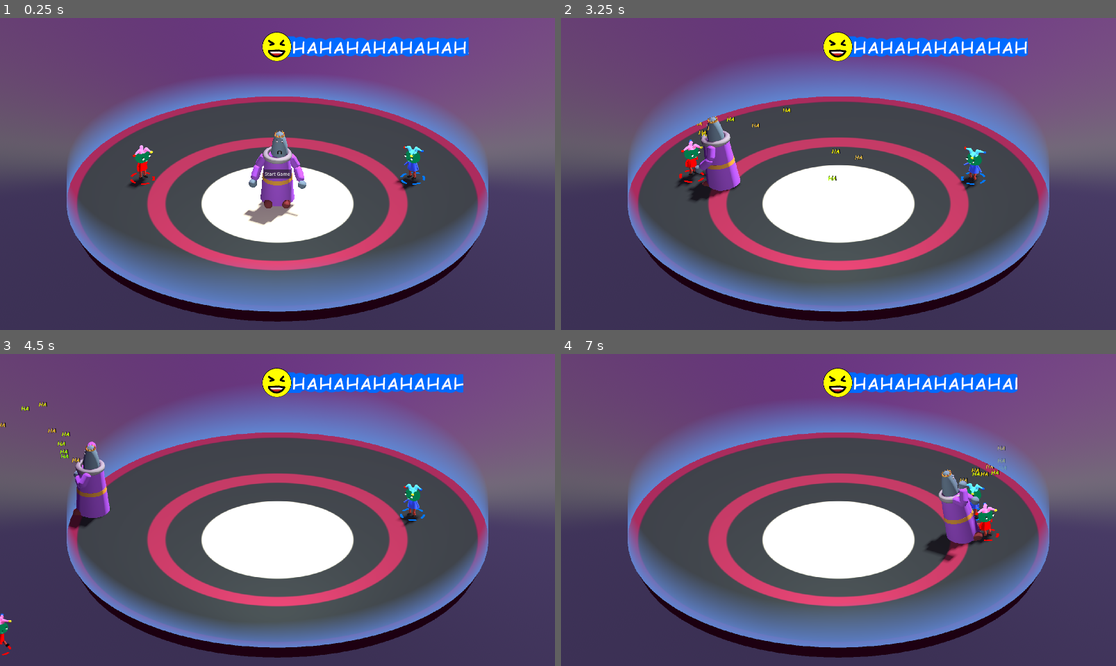
Above: before the commit, frames 1-4 (two rows, left to right).
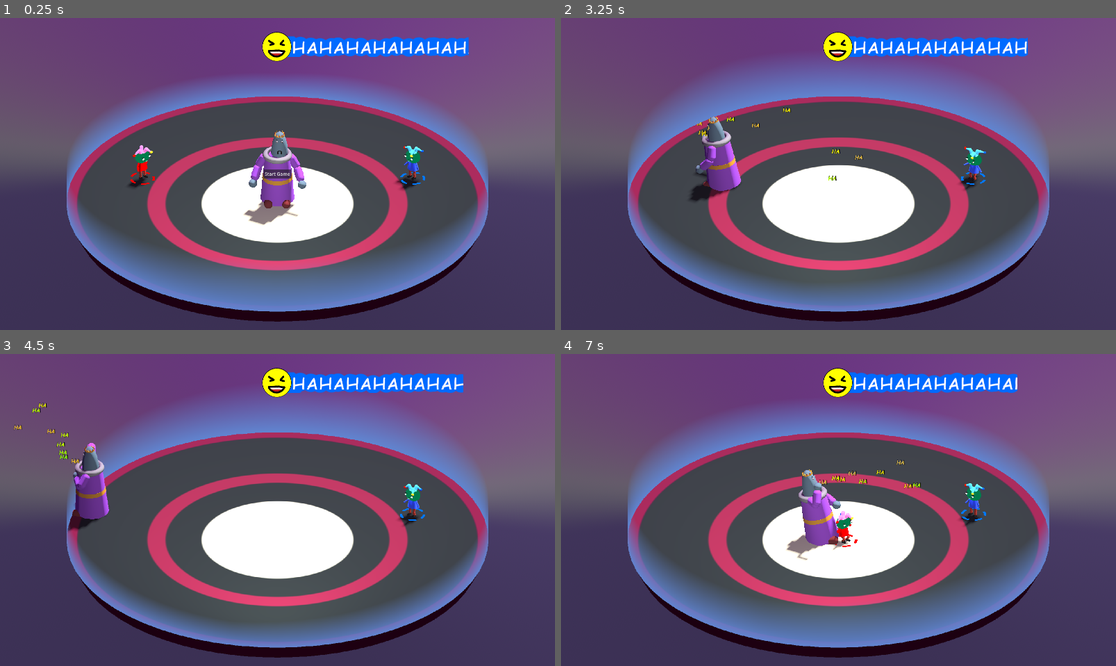
Above: after the commit, the same moments.

Repository: mwpenny/GGJ2024
Game: Godot game, scene res://scenes/ui.tscn
Two runs of this game, one before a commit and one after it. Both use one fixed random seed, a clock stepped at 60 frames per second and the inputs below.
Inputs:
- Up to frame 1 (0.25 s): no input
- Up to frame 2 (3.25 s): click "Start Game" at 0.5 s
- Up to frame 3 (4.5 s): no input
- Up to frame 4 (7 s): no input

The runs differ from the first frame. In frame 1, less than 0.1% of the frame differs, in the area x 74-75%, y 43-45%; in frame 2, 0.5%; in frame 3, 0.7%; in frame 4, 3.6%, in the area x 40-81%, y 29-67%.

Commit message:
I-frames on lord collision

Diff:
--- a/characters/player.tscn
+++ b/characters/player.tscn
@@ -456,10 +456,10 @@
 indicator = NodePath("Indicator")
 
 [node name="Root" type="Node3D" parent="."]
-transform = Transform3D(1, 0, 0, 0, 0.999247, 0.0387844, 0, -0.0387844, 0.999247, 0, -0.244847, 0)
+transform = Transform3D(1, 0, 0, 0, 0.999981, 0.00610367, 0, -0.00610367, 0.999981, 0, -0.0949818, 0)
 
 [node name="HeadPivot" type="Node3D" parent="Root"]
-transform = Transform3D(1, 0, 0, 0, 0.997968, -0.0637089, 0, 0.0637089, 0.997968, 0.019, 2.369, -0.001)
+transform = Transform3D(1, 0, 0, 0, 0.999949, -0.0100304, 0, 0.0100304, 0.999949, 0.019, 2.369, -0.001)
 
 [node name="Head" type="MeshInstance3D" parent="Root/HeadPivot"]
 transform = Transform3D(2, 0, 0, 0, 1.5, 0, 0, 0, 1.5, 0, 0.5941, 0)
@@ -481,7 +481,7 @@
 skeleton = NodePath("HatEndJoint1/Tube end")
 
 [node name="HatEndJoint1" type="Node3D" parent="Root/HeadPivot/Head/Hat/Tube/Tube base"]
-transform = Transform3D(1, 5.02398e-08, -1.74473e-08, -4.79867e-08, 0.993791, 0.111261, 2.29287e-08, -0.111261, 0.993791, -1.78814e-07, -0.185465, -2.98023e-08)
+transform = Transform3D(1, 3.65204e-08, -3.00928e-08, -3.98685e-08, 0.99277, -0.120032, 2.54916e-08, 0.120032, 0.99277, -1.78814e-07, -0.185465, -2.98023e-08)
 
 [node name="Tube end" type="MeshInstance3D" parent="Root/HeadPivot/Head/Hat/Tube/Tube base/HatEndJoint1"]
 transform = Transform3D(0.318271, -0.709215, 0.629061, 0.91568, 0.401778, -0.010312, -0.24543, 0.579299, 0.777288, -0.165727, 0.162236, 0.135779)
@@ -501,7 +501,7 @@
 skeleton = NodePath("HatEndJoint2/Tube end")
 
 [node name="HatEndJoint2" type="Node3D" parent="Root/HeadPivot/Head/Hat/Tube2/Tube base"]
-transform = Transform3D(1, 1.55467e-08, -9.25091e-09, -1.4421e-08, 0.993791, 0.111261, 1.09232e-08, -0.111261, 0.993791, -1.19209e-07, -0.185465, 1.78814e-07)
+transform = Transform3D(1, 2.85678e-08, -1.55065e-09, -2.85474e-08, 0.99277, -0.120032, -1.88962e-09, 0.120032, 0.99277, -1.19209e-07, -0.185465, 1.78814e-07)
 
 [node name="Tube end" type="MeshInstance3D" parent="Root/HeadPivot/Head/Hat/Tube2/Tube base/HatEndJoint2"]
 transform = Transform3D(0.318271, -0.709215, 0.629061, 0.91568, 0.401778, -0.010312, -0.24543, 0.579299, 0.777288, -0.165727, 0.162236, 0.135779)
@@ -521,7 +521,7 @@
 skeleton = NodePath("HatEndJoint3/Tube end")
 
 [node name="HatEndJoint3" type="Node3D" parent="Root/HeadPivot/Head/Hat/Tube3/Tube base"]
-transform = Transform3D(1, 9.16033e-09, -1.84507e-08, -7.05062e-09, 0.993791, 0.111261, 1.93553e-08, -0.111261, 0.993791, 0, -0.185466, 2.38419e-07)
+transform = Transform3D(1, 5.25415e-09, -3.36744e-08, -9.25818e-09, 0.99277, -0.120032, 3.28003e-08, 0.120032, 0.99277, 0, -0.185466, 2.38419e-07)
 
 [node name="Tube end" type="MeshInstance3D" parent="Root/HeadPivot/Head/Hat/Tube3/Tube base/HatEndJoint3"]
 transform = Transform3D(0.318271, -0.709215, 0.629061, 0.91568, 0.401778, -0.010312, -0.24543, 0.579299, 0.777288, -0.165727, 0.162236, 0.135779)
@@ -586,14 +586,14 @@
 skeleton = NodePath("../HeadPivot/Head")
 
 [node name="LegLeft" type="Node3D" parent="Root"]
-transform = Transform3D(1, 0, 0, 0, 0.904506, 0.426463, 0, -0.426463, 0.904506, 0.357, 1.28, -0.002)
+transform = Transform3D(1, 0, 0, 0, 0.997599, 0.0692635, 0, -0.0692635, 0.997599, 0.357, 1.28, -0.002)
 
 [node name="UpperLeg" type="MeshInstance3D" parent="Root/LegLeft"]
 transform = Transform3D(1, 0, 0, 0, 1, 0, 0, 0, 1, 0, -0.204663, 0)
 mesh = SubResource("CapsuleMesh_e4or4")
 
 [node name="LeftKnee" type="Node3D" parent="Root/LegLeft"]
-transform = Transform3D(1, 0, 0, 0, 0.74087, -0.671647, 0, 0.671647, 0.74087, -2.98023e-08, -0.524515, -0.000249267)
+transform = Transform3D(1, 0, 0, 0, 0.993294, -0.115608, 0, 0.115608, 0.993294, -2.98023e-08, -0.524515, -0.000249267)
 
 [node name="LowerLeg" type="MeshInstance3D" parent="Root/LegLeft/LeftKnee"]
 transform = Transform3D(1, 0, 0, 0, 1, 0, 0, 0, 1, 0, -0.222645, 0)
@@ -601,7 +601,7 @@
 skeleton = NodePath("../..")
 
 [node name="LeftAnkle" type="Node3D" parent="Root/LegLeft/LeftKnee/LowerLeg"]
-transform = Transform3D(1, 0, 0, 0, 0.959399, 0.282054, 0, -0.282054, 0.959399, 0, -0.288578, 0.000239015)
+transform = Transform3D(1, 0, 0, 0, 0.998989, 0.0449728, 0, -0.0449728, 0.998989, 0, -0.288578, 0.000239015)
 
 [node name="Foot" type="MeshInstance3D" parent="Root/LegLeft/LeftKnee/LowerLeg/LeftAnkle"]
 transform = Transform3D(1, 0, 0, 0, -4.37114e-08, -1, 0, 1, -4.37114e-08, 0, -0.0984467, 0.13846)
@@ -609,14 +609,14 @@
 skeleton = NodePath("../../../..")
 
 [node name="LegRight" type="Node3D" parent="Root"]
-transform = Transform3D(1, 0, 0, 0, 0.904506, 0.426463, 0, -0.426463, 0.904506, -0.357, 1.28, -0.003)
+transform = Transform3D(1, 0, 0, 0, 0.997599, 0.0692635, 0, -0.0692635, 0.997599, -0.357, 1.28, -0.003)
 
 [node name="UpperLeg" type="MeshInstance3D" parent="Root/LegRight"]
 transform = Transform3D(1, 0, 0, 0, 1, 0, 0, 0, 1, 0, -0.204663, 0)
 mesh = SubResource("CapsuleMesh_e4or4")
 
 [node name="RightKnee" type="Node3D" parent="Root/LegRight"]
-transform = Transform3D(1, 0, 0, 0, 0.74087, -0.671647, 0, 0.671647, 0.74087, -1.19209e-07, -0.525515, 0.000248671)
+transform = Transform3D(1, 0, 0, 0, 0.993294, -0.115608, 0, 0.115608, 0.993294, -1.19209e-07, -0.525515, 0.000248671)
 
 [node name="LowerLeg" type="MeshInstance3D" parent="Root/LegRight/RightKnee"]
 transform = Transform3D(1, 0, 0, 0, 1, 0, 0, 0, 1, 0, -0.222645, 0)
@@ -624,7 +624,7 @@
 skeleton = NodePath("../..")
 
 [node name="RightAnkle" type="Node3D" parent="Root/LegRight/RightKnee/LowerLeg"]
-transform = Transform3D(1, 0, 0, 0, 0.959399, 0.282054, 0, -0.282054, 0.959399, 0, -0.288768, -0.000238985)
+transform = Transform3D(1, 0, 0, 0, 0.998989, 0.0449728, 0, -0.0449728, 0.998989, 0, -0.288768, -0.000238985)
 
 [node name="Foot" type="MeshInstance3D" parent="Root/LegRight/RightKnee/LowerLeg/RightAnkle"]
 transform = Transform3D(1, 0, 0, 0, -4.37114e-08, -1, 0, 1, -4.37114e-08, 0, -0.0984467, 0.13846)
@@ -632,7 +632,7 @@
 skeleton = NodePath("../../../..")
 
 [node name="LeftArm" type="Node3D" parent="Root"]
-transform = Transform3D(0.995564, 0.0741736, -0.0579036, -0.0752086, 0.997042, -0.0159019, 0.0565528, 0.0201862, 0.998195, 0.562, 2.235, 0)
+transform = Transform3D(0.864507, 0.502532, -0.00955596, -0.502558, 0.864545, -0.000403084, 0.008059, 0.0051509, 0.999954, 0.562, 2.235, 0)
 rotation_edit_mode = 1
 
 [node name="UpperArm" type="MeshInstance3D" parent="Root/LeftArm"]
@@ -656,7 +656,7 @@
 skeleton = NodePath("")
 
 [node name="RightArm" type="Node3D" parent="Root"]
-transform = Transform3D(0.995673, -0.072555, 0.0580611, 0.073596, 0.99716, -0.0159957, -0.0567357, 0.0201996, 0.998183, -0.562, 2.235, 0)
+transform = Transform3D(0.864634, -0.502311, 0.00958476, 0.502337, 0.864672, -0.000405524, -0.00808399, 0.00516542, 0.999952, -0.562, 2.235, 0)
 rotation_edit_mode = 1
 
 [node name="UpperArm" type="MeshInstance3D" parent="Root/RightArm"]
--- a/scenes/arena.tscn
+++ b/scenes/arena.tscn
@@ -168,3 +168,4 @@
 
 [connection signal="death" from="Player1" to="." method="_on_player_death"]
 [connection signal="death" from="Player2" to="." method="_on_player_death"]
+[connection signal="body_exited" from="Lord" to="Lord" method="_on_body_exited"]
--- a/scripts/lord.gd
+++ b/scripts/lord.gd
@@ -29,6 +29,7 @@
 var normalized_movement_vector = Vector2(0,1)
 var await_scoot_timer = SCOOT_WAIT_TIME
 var scoot_count = 0
+var collisions = []
 
 # Called when the node enters the scene tree for the first time.
 func _ready():
@@ -145,6 +146,21 @@
 
 	linear_velocity = Vector3(normalized_movement_vector.x, -1, normalized_movement_vector.y) * movement_speed
 
+	_apply_collisions()
+
+func _apply_collisions():
+	for body in collisions:
+		if body != game_state.player_one and body != game_state.player_two:
+			continue
+
+		var mass_ratio = mass / body.mass
+		var knockback_vector = Vector3(
+			linear_velocity.x,
+			5,
+			linear_velocity.y
+		)
+		body.apply_knockback(knockback_vector * mass_ratio)
+
 func _end_scoot_animation():
 	awaiting_scoot = true
 	await_scoot_timer = SCOOT_WAIT_TIME
@@ -172,12 +188,9 @@
 
 
 func _on_body_entered(body):
-	if body == game_state.player_one or body == game_state.player_two:
-		var mass_ratio = mass / body.mass
-		var knockback_vector = Vector3(
-			linear_velocity.x,
-			5,
-			linear_velocity.y
-		)
+	if not collisions.has(body):
+		collisions.append(body)
 
-		body.velocity += knockback_vector * mass_ratio
+func _on_body_exited(body):
+	if collisions.has(body):
+		collisions.erase(body)
--- a/scripts/player.gd
+++ b/scripts/player.gd
@@ -22,11 +22,15 @@
 const MAX_VELOCITY = 25
 const KILL_PLANE_HEIGHT = -30
 
+const INVINCIBILITY_TIME = 2
+
 const GRAVITY = 70
 const JUMP_IMPULSE = 20
 
 # 1.0 for player one, -1.0 for player two
 var score_mult = 0
+
+var invincibility_timer = 0
 
 func _ready():
 	if not Engine.is_editor_hint():
@@ -50,8 +54,11 @@
 		return
 
 	if is_dead():
-		death.emit(self)
+		kill()
 		return
+
+	_tick_timers(delta)
+	_update_visibility()
 
 	var move_direction = _get_move_direction()
 	_face_direction_xz(move_direction)
@@ -72,6 +79,31 @@
 
 func is_dead():
 	return global_position.y < KILL_PLANE_HEIGHT
+
+func apply_knockback(knockback_velocity):
+	if not _is_knockback_disabled():
+		velocity += knockback_velocity
+		_start_knockback_cooldown()
+
+func kill():
+	velocity = Vector3.ZERO
+	invincibility_timer = 0
+
+	death.emit(self)
+	_start_knockback_cooldown()
+
+func _is_knockback_disabled():
+	return invincibility_timer > 0
+
+func _start_knockback_cooldown():
+	invincibility_timer = INVINCIBILITY_TIME
+
+func _tick_timers(delta):
+	if invincibility_timer > 0:
+		invincibility_timer = move_toward(invincibility_timer, 0, delta)
+
+func _update_visibility():
+	visible = (int(invincibility_timer * 1000) % 2) == 0
 
 func _get_input_name(name):
 	return input_prefix + name
